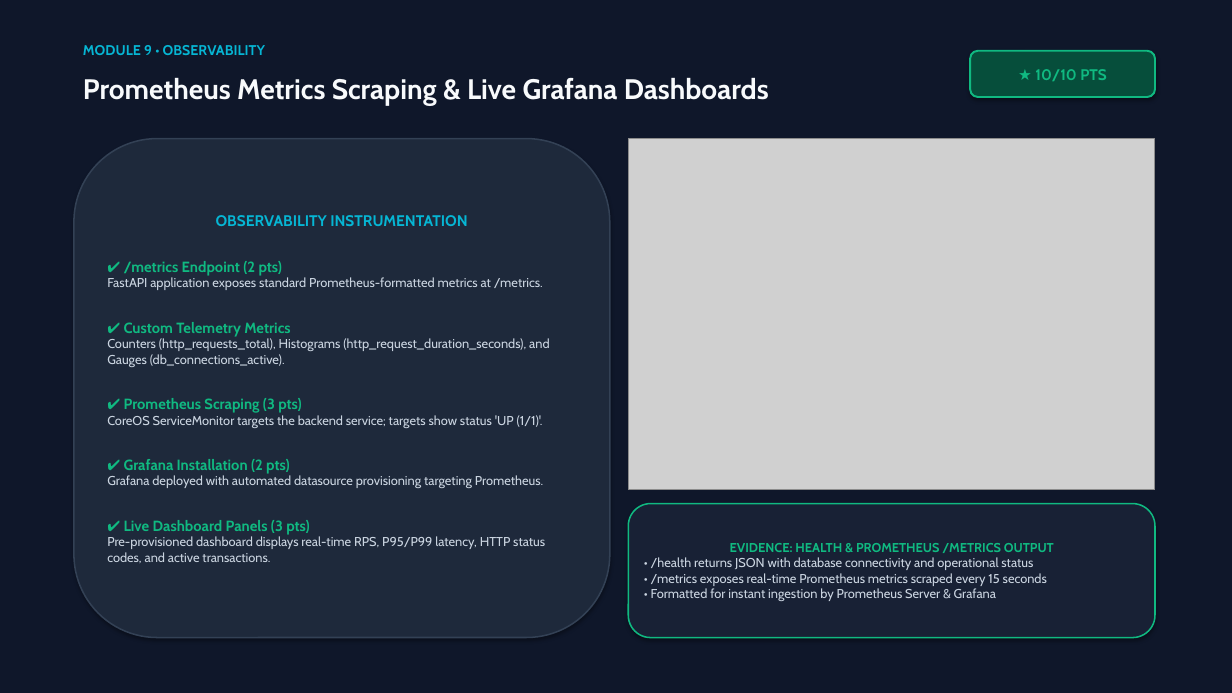
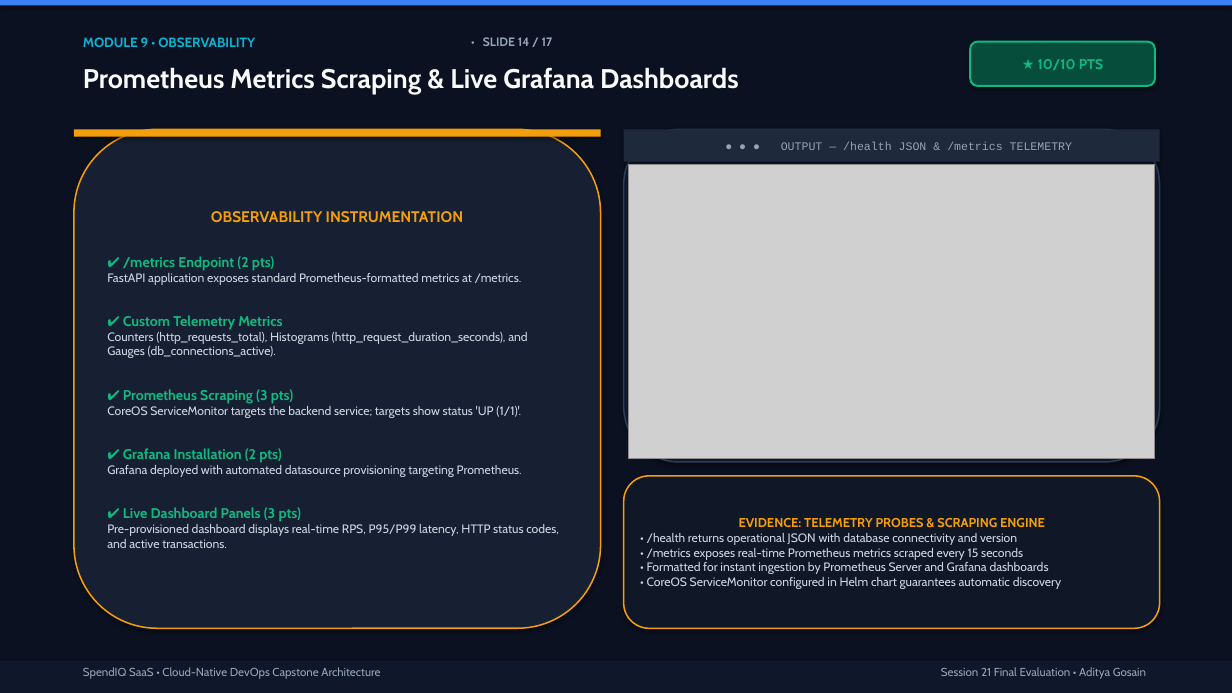
Before and after one commit to Posiedon207/SpendIQ, a slide deck: slide 14 of demo/SpendIQ_Capstone_Presentation.pptx (slide 11 before the commit). Drawn at 1232x693 pixels with LibreOffice and Linux fonts; fonts in the diff are those of the drawing; grey boxes stand for pictures. Boxes give left, top, right and bottom in pixels: in the first picture for what was removed or moved away, otherwise in the second. Text is boxed around its words. In the diff, an @@ line names an element or a change of style, - is before the commit and + after.

Commit message:
feat(presentation): upgrade to 17-slide master capstone deck and add SRE troubleshooting runbooks

```diff
--- a/demo/SpendIQ_Capstone_Presentation.pptx
+++ b/demo/SpendIQ_Capstone_Presentation.pptx
@@ rectangle at (0, 0, 1232, 693): fill #0F172A to #0B1120 @@
@@ rectangle added at (0, 0, 1232, 6), fill #3B82F6 @@
@@ text "Prometheus Metrics Scraping & Live ...": place and size @@
-text "Prometheus Metrics Scraping & Live ..." at (83, 78, 769, 105)
+text "Prometheus Metrics Scraping & Live ..." at (83, 67, 739, 95)
@@ text "Prometheus Metrics Scraping & Live ..." at (83, 67, 739, 95): size 22 to 21 pt @@
@@ text "MODULE 9 • OBSERVABILITY": place and size @@
-text "MODULE 9 • OBSERVABILITY" at (83, 45, 265, 55)
+text "MODULE 9 • OBSERVABILITY" at (83, 37, 255, 47)
@@ text "MODULE 9 • OBSERVABILITY" at (83, 37, 255, 47): size 11 to 10.5 pt @@
@@ text added at (483, 37, 553, 46), 9.5 pt, text #94A3B8, bold @@
+• SLIDE 14 / 17
@@ rounded rectangle "★ 10/10 PTS": place and size @@
-rounded rectangle "★ 10/10 PTS" at (970, 51, 1155, 97)
+rounded rectangle "★ 10/10 PTS" at (970, 42, 1155, 86)
@@ rounded rectangle "★ 10/10 PTS" at (970, 42, 1155, 86): size 12 to 11 pt @@
@@ rounded rectangle "OBSERVABILITY INSTRUMENTATION": place and size @@
-rounded rectangle "OBSERVABILITY INSTRUMENTATION" at (74, 139, 610, 638)
+rounded rectangle "OBSERVABILITY INSTRUMENTATION" at (74, 129, 601, 628)
@@ rounded rectangle "OBSERVABILITY INSTRUMENTATION" at (74, 129, 601, 628): text colour #06B6D4 to #F59E0B in "OBSERVABILITY INSTRUMENTATION"; size 11.5 to 11 pt in "✔ /metrics Endpoint (2 pts)", "✔ Custom Telemetry Metrics", "✔ Prometheus Scraping (3 pts)", "✔ Grafana Installation (2 pts)" and 1 more places; size 10 to 9.5 pt in "FastAPI application exposes standard Prometheus-formatted me ...", "Counters (http_requests_total), Histograms (http_request_dur ...", "CoreOS ServiceMonitor targets the backend service; targets ...", "Grafana deployed with automated datasource provisioning targ ..." and 1 more places; fill #1E293B to #162032; outline #334155 1.2 pt to #F59E0B 1.2 pt @@
@@ rectangle added at (74, 129, 601, 137), fill #F59E0B @@
@@ rounded rectangle added at (624, 129, 1160, 462), fill #101827, outline #2D3D58 1.2 pt @@
@@ rectangle added at (624, 129, 1160, 162), fill #1E293B, 9 pt, text #94A3B8 @@
+● ● ● OUTPUT — /health JSON & /metrics TELEMETRY
@@ picture: place and size @@
-picture at (628, 139, 1155, 490)
+picture at (628, 165, 1155, 458)
@@ rounded rectangle "EVIDENCE: TELEMETRY PROBES & SCRAPING ...": place and size @@
-rounded rectangle "EVIDENCE: TELEMETRY PROBES & SCRAPING ..." at (628, 504, 1155, 638)
+rounded rectangle "EVIDENCE: TELEMETRY PROBES & SCRAPING ..." at (624, 476, 1160, 628)
@@ rounded rectangle "EVIDENCE: TELEMETRY PROBES & SCRAPING ..." at (624, 476, 1160, 628): fill #182135 to #101827; outline #10B981 1.2 pt to #F59E0B 1.2 pt @@
@@ text in rounded rectangle at (647, 518, 1061, 589): text changed; size 10 to 9.5 pt @@
-EVIDENCE: HEALTH & PROMETHEUS /METRICS OUTPUT
-• /health returns JSON with database connectivity and operational status
-• /metrics exposes real-time Prometheus metrics scraped every 15 seconds
-• Formatted for instant ingestion by Prometheus Server & Grafana
+EVIDENCE: TELEMETRY PROBES & SCRAPING ENGINE
+• /health returns operational JSON with database connectivity and version
+• /metrics exposes real-time Prometheus metrics scraped every 15 seconds
+• Formatted for instant ingestion by Prometheus Server and Grafana dashboards
+• CoreOS ServiceMonitor configured in Helm chart guarantees automatic discovery
@@ rectangle added at (0, 661, 1232, 693), fill #0F172A @@
@@ text added at (83, 667, 380, 679), 9 pt, text #94A3B8 @@
+SpendIQ SaaS • Cloud-Native DevOps Capstone Architecture
@@ text added at (941, 667, 1146, 679), 9 pt, text #94A3B8 @@
+Session 21 Final Evaluation • Aditya Gosain
```
Also in this commit, not shown: 10 other slides changed, 6 slides added, 3 slides removed, 4 other files.
